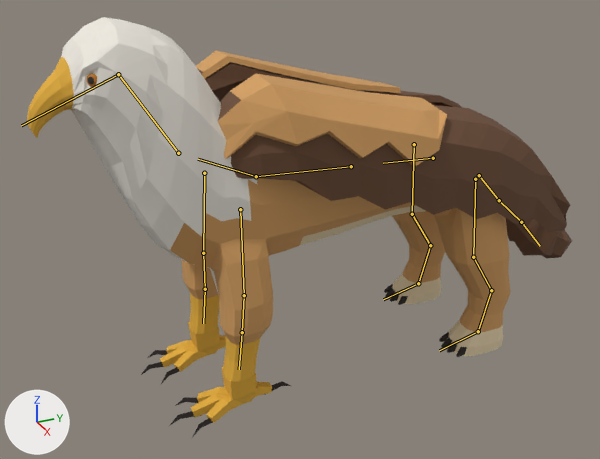
What one commit did to the glTF model creatures/experiments/boxmodel/abc/t7x/zoo/griffin/stage4/griffin.glb.
Rendered twice from a 50 mm camera at (2.73, -1.43, 1.93) aimed at (-0.03, -0.19, 0.55). Every picture has the same lights, and +X, +Y and +Z are marked at lower left. The first picture is the older version. Both versions are drawn at frame 22 of the action 'attack'; the numbers are the values there. The bones that bend it are drawn over the model as lines.

The first picture shows 'body', 'piece_claws', 'piece_footL', 'piece_footR', 'piece_tuft', 'piece_wing' and 1 more.
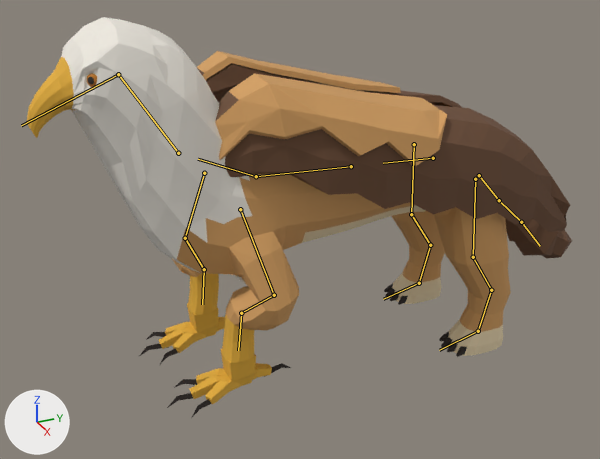
Pixel boxes [x1, y1, x2, y2] of what changed, in the pictures (600 x 459 px):
'body', posed: before [26, 17, 511, 382]; after [26, 17, 511, 363]
'piece_wing', posed: before [196, 50, 570, 232]; after [197, 51, 570, 232]
'piece_footL', posed: before [168, 367, 291, 436]; after [167, 349, 291, 418]
'piece_footR', posed: before [141, 322, 226, 384]; after [139, 303, 225, 364]
'piece_claws', posed: before [384, 284, 467, 357]; after [384, 283, 467, 357]
bone 'upperarm.L', root to tip: before (240, 209) to (244, 295); after (240, 209) to (274, 295)
bone 'forearm.L', root to tip: before (244, 295) to (242, 332); after (274, 295) to (241, 313)
bone 'foot.L', root to tip: before (242, 332) to (239, 369); after (241, 313) to (238, 350)
bone 'upperarm.R', root to tip: before (204, 173) to (203, 253); after (204, 173) to (185, 238)
bone 'forearm.R', root to tip: before (203, 253) to (205, 289); after (185, 238) to (204, 269)
bone 'foot.R', root to tip: before (205, 289) to (203, 323); after (204, 269) to (202, 304)

The edits, one by one:
Bone 'upperarm.L' (bone_upperarm_l) turns from (-4, 0, 0) to (-18, 3, 13) degrees about its own x, y and z.
Bone 'forearm.L' (bone_forearm_l) turns from (5, 0, 0) to (50, 21, -39) degrees about its own x, y and z.
Bone 'foot.L' (bone_foot_l) turns from (0, 0, 0) to (-33, 13, 29) degrees about its own x, y and z.
Bone 'upperarm.R' (bone_upperarm_r) turns from (0, 0, 0) to (7, 1, -20) degrees about its own x, y and z.
Bone 'forearm.R' (bone_forearm_r) turns from (0, 0, 0) to (-19, 13, 67) degrees about its own x, y and z.
Bone 'foot.R' (bone_foot_r) turns from (0, 0, 0) to (15, 6, -48) degrees about its own x, y and z.
